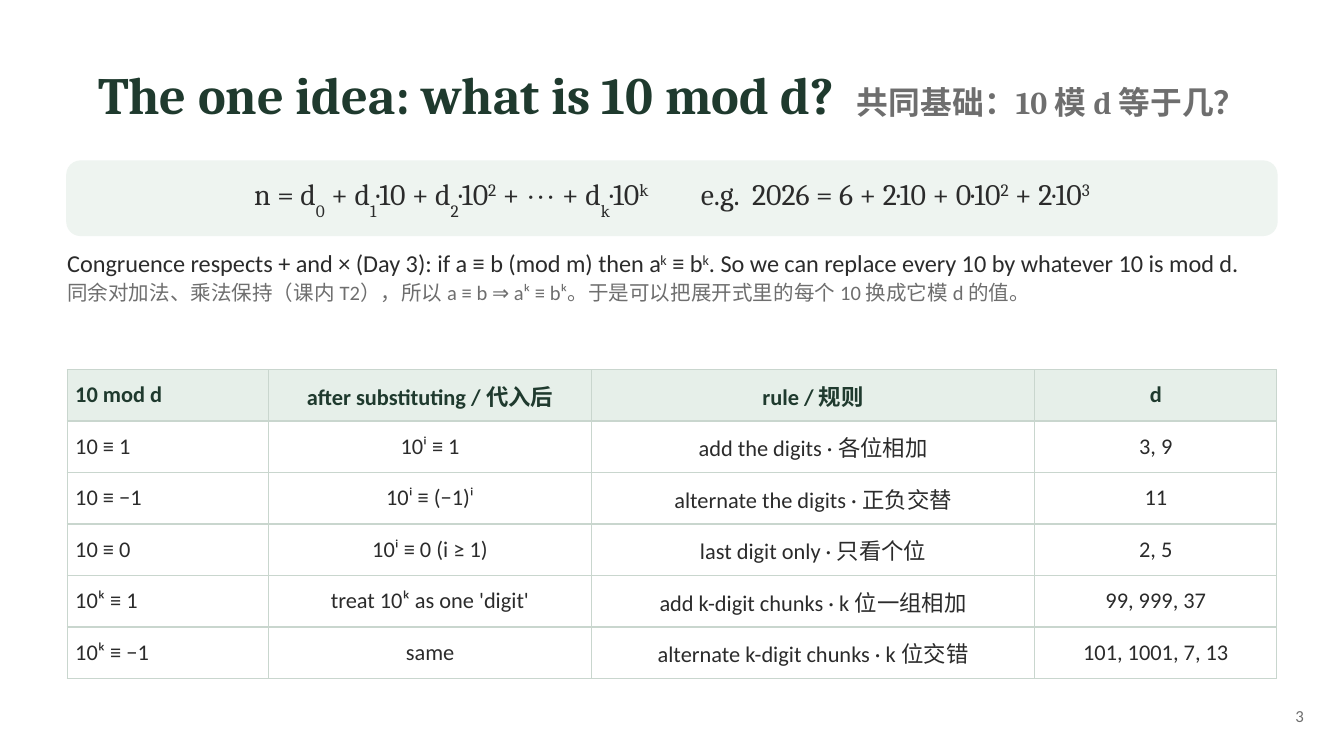
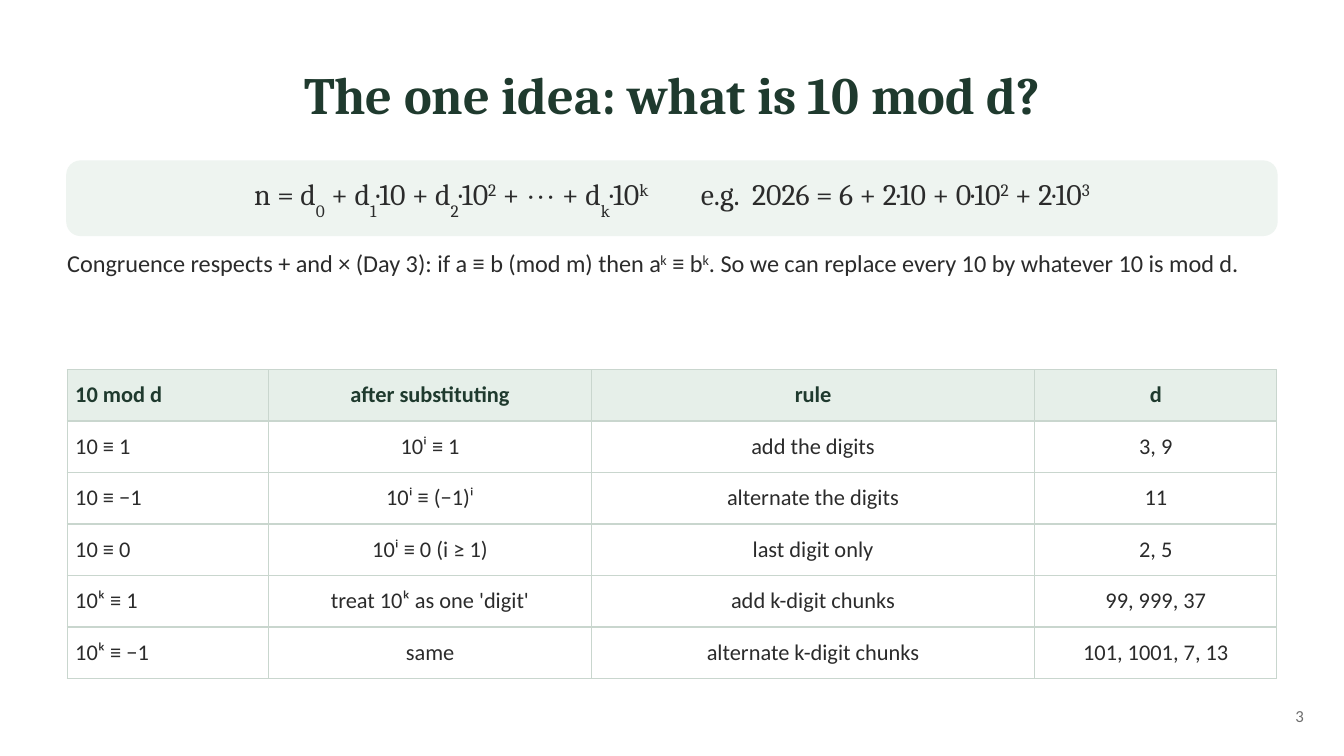
Before and after one commit to ZhihengLi0/math5248, a slide deck: slide 3 of slides/full.pptx. Drawn at 1344x756 pixels with LibreOffice and Linux fonts; fonts in the diff are those of the drawing. Boxes give left, top, right and bottom in pixels: in the first picture for what was removed or moved away, otherwise in the second. Text is boxed around its words. In the diff, an @@ line names an element or a change of style, - is before the commit and + after.

```diff
--- a/slides/full.pptx
+++ b/slides/full.pptx
@@ title at (304,77,1040,115): text changed @@
-The one idea: what is 10 mod d? 共同基础：10 模 d 等于几？
+The one idea: what is 10 mod d?
@@ text "Congruence respects + and × ..." at (67,254,1238,276): less space between paragraphs @@
@@ text at (67,282,1030,302): paragraph removed @@
-同余对加法、乘法保持（课内 T2），所以 a ≡ b ⇒ aᵏ ≡ bᵏ。于是可以把展开式里的每个 10 换成它模 d 的值。
@@ table at (67,370,1277,679) @@
-row 1, column 2: after substituting / 代入后
+row 1, column 2: after substituting
-row 1, column 3: rule / 规则
+row 1, column 3: rule
-row 2, column 3: add the digits · 各位相加
+row 2, column 3: add the digits
-row 3, column 3: alternate the digits · 正负交替
+row 3, column 3: alternate the digits
-row 4, column 3: last digit only · 只看个位
+row 4, column 3: last digit only
-row 5, column 3: add k-digit chunks · k 位一组相加
+row 5, column 3: add k-digit chunks
-row 6, column 3: alternate k-digit chunks · k 位交错
+row 6, column 3: alternate k-digit chunks
```
Also in this commit, not shown: 21 other slides changed, 5 other files.
